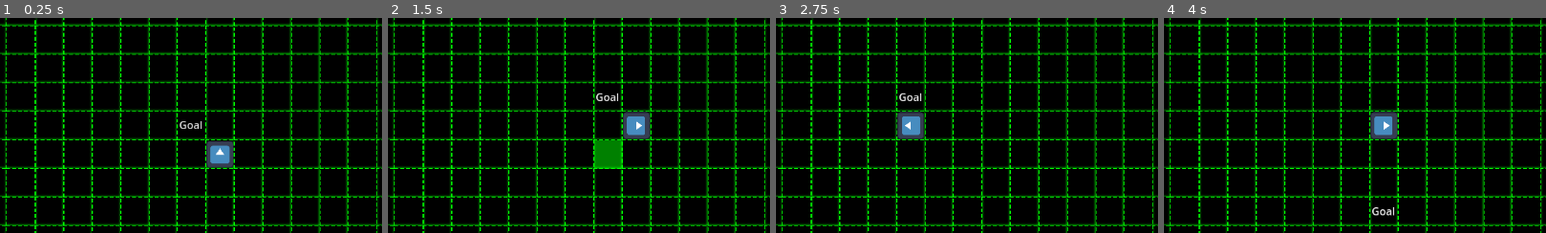
Above: before the commit, frames 1-4 (left to right).
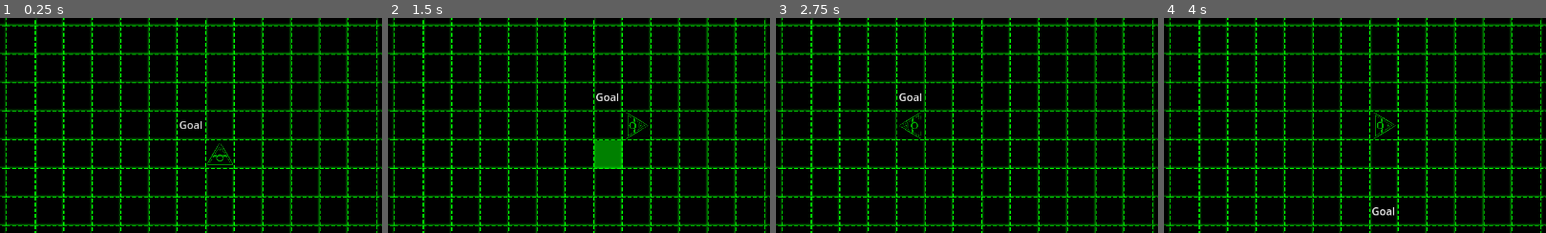
Above: after the commit, the same moments.

Repository: julixus/kohmi_games_v2
Game: Godot game, scene res://scenes/pseudocode.tscn
Two runs of this game, one before a commit and one after it. Both use one fixed random seed, a clock stepped at 60 frames per second and the inputs below. This scene is started directly instead of the project's main scene. The engine's default icon, where the game draws it, is replaced by a stand-in: a white triangle on a blue panel in a dark square.
Inputs (mouse positions are % of the whole screen's width and height, from its top left):
- Up to frame 1 (0.25 s): no input
- Up to frame 2 (1.5 s): click "Goal" at 0.5 s; move the mouse to (66, 59) at 1.27 s; hold D (TurnRight) from 1.28 s (still down); tap W (Move) at 1.35 s; click (66, 59) at 1.42 s
- Up to frame 3 (2.75 s): tap Enter at 2 s; move the mouse to (30, 55) at 2.02 s; release D (TurnRight) at 2.03 s; hold A (TurnLeft) from 2.03 s (still down); tap W (Move) at 2.1 s
- Up to frame 4 (4 s): move the mouse to (60, 28) at 2.77 s; release A (TurnLeft) at 2.78 s; hold D (TurnRight) from 2.78 s (still down); tap W (Move) at 2.85, 3.6 s; tap Space at 3.5 s; move the mouse to (45, 70) at 3.52 s; click (45, 70) at 3.67 s
The pictures show only the part of the screen within x 37-87%, y 27-77%; the shares and areas given below are measured in that part.

The runs differ from the first frame. In frame 1, 0.9% of the frame differs, in the area x 54-62%, y 57-70%; in frame 2, 0.9%; in frame 3, 0.9%; in frame 4, 0.9%, in the area x 54-62%, y 43-57%.

Commit message:
pseodocode charakter hinzugefügt

Diff:
--- a/scenes/pseudocode.tscn
+++ b/scenes/pseudocode.tscn
@@ -3,7 +3,7 @@
 [ext_resource type="Script" uid="uid://o5a8r1v4mesh" path="res://scripts/pseudocode.gd" id="1_n8srr"]
 [ext_resource type="Texture2D" uid="uid://b7q8mqaqqf5ry" path="res://res/pseudocode_bg.png" id="2_07wj8"]
 [ext_resource type="FontFile" uid="uid://modbqwkkpyfv" path="res://res/CONSOLA.TTF" id="3_11llr"]
-[ext_resource type="Texture2D" uid="uid://dwyb68n6cppap" path="res://icon.svg" id="6_11llr"]
+[ext_resource type="Texture2D" uid="uid://h01yexu8lexf" path="res://res/Unbenannt.jpg" id="4_5o0ki"]
 
 [sub_resource type="RectangleShape2D" id="RectangleShape2D_5o0ki"]
 size = Vector2(727.5, 475)
@@ -170,9 +170,9 @@
 metadata/_edit_lock_ = true
 
 [node name="Icon" type="Sprite2D" parent="."]
-position = Vector2(181, 57)
-scale = Vector2(0.32, 0.32)
-texture = ExtResource("6_11llr")
+position = Vector2(9.47499, -115.475)
+scale = Vector2(0.0319922, 0.0319922)
+texture = ExtResource("4_5o0ki")
 
 [connection signal="timeout" from="Timer" to="." method="_on_timer_timeout"]
 [connection signal="area_entered" from="Sprite2D/Tile_Area" to="." method="_on_tile_area_area_entered"]
Binary file added: res/Unbenannt.jpg
Not shown, added: res/Unbenannt.jpg.import
